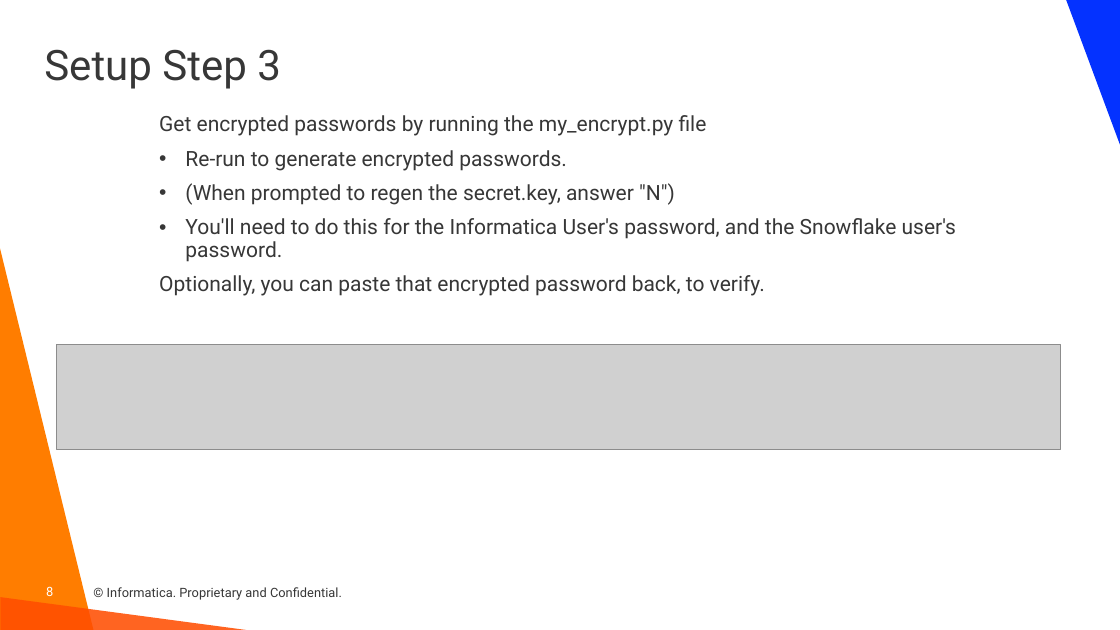
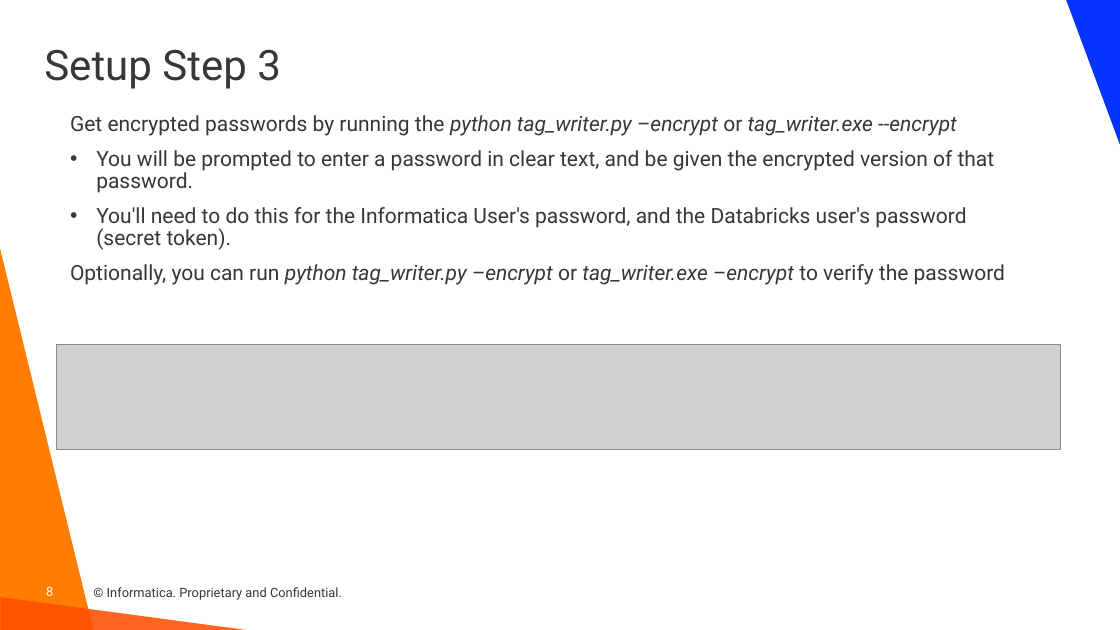
Before and after one commit to haystraw/Informatica_Databricks_Tag_Writer, a slide deck: slide 8 of CDGC Databricks Tag Writer.pptx. Drawn at 1120x630 pixels with LibreOffice and Linux fonts; fonts in the diff are those of the drawing; grey boxes stand for pictures; background and template pictures are left out. Boxes give left, top, right and bottom in pixels: in the first picture for what was removed or moved away, otherwise in the second. Text is boxed around its words. In the diff, an @@ line names an element or a change of style, - is before the commit and + after.

```diff
--- a/CDGC Databricks Tag Writer.pptx
+++ b/CDGC Databricks Tag Writer.pptx
@@ text at bbox=[70, 115, 1005, 285]: text changed @@
-Get encrypted passwords by running the my_encrypt.py file
-• Re-run to generate encrypted passwords.
-• (When prompted to regen the secret.key, answer "N")
-• You'll need to do this for the Informatica User's password, and the Snowflake user's password.
-Optionally, you can paste that encrypted password back, to verify.
+Get encrypted passwords by running the python tag_writer.py –encrypt or tag_writer.exe --encrypt
+• You will be prompted to enter a password in clear text, and be given the encrypted version of that password.
+• You'll need to do this for the Informatica User's password, and the Databricks user's password (secret token).
+Optionally, you can run python tag_writer.py –encrypt or tag_writer.exe –encrypt to verify the password
```
Also in this commit, not shown: 5 other slides changed, 11 slides added, 7 other files.
